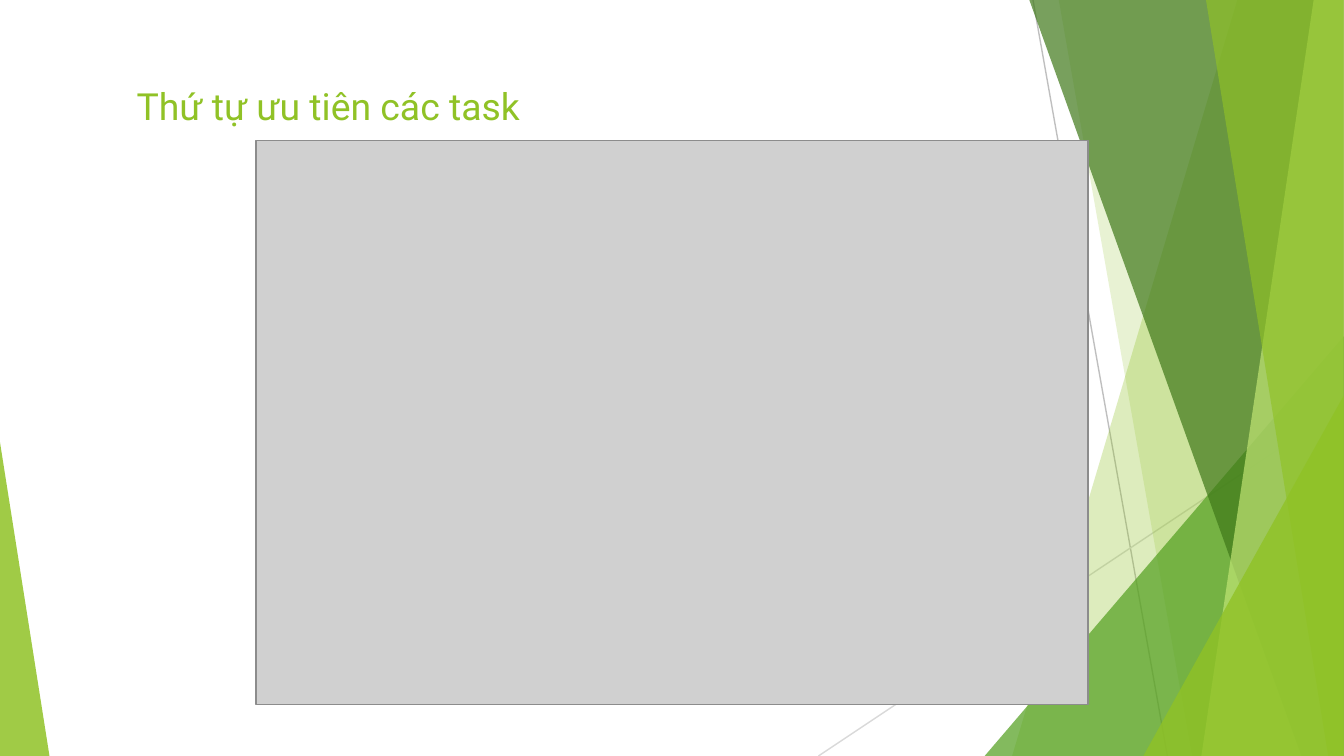
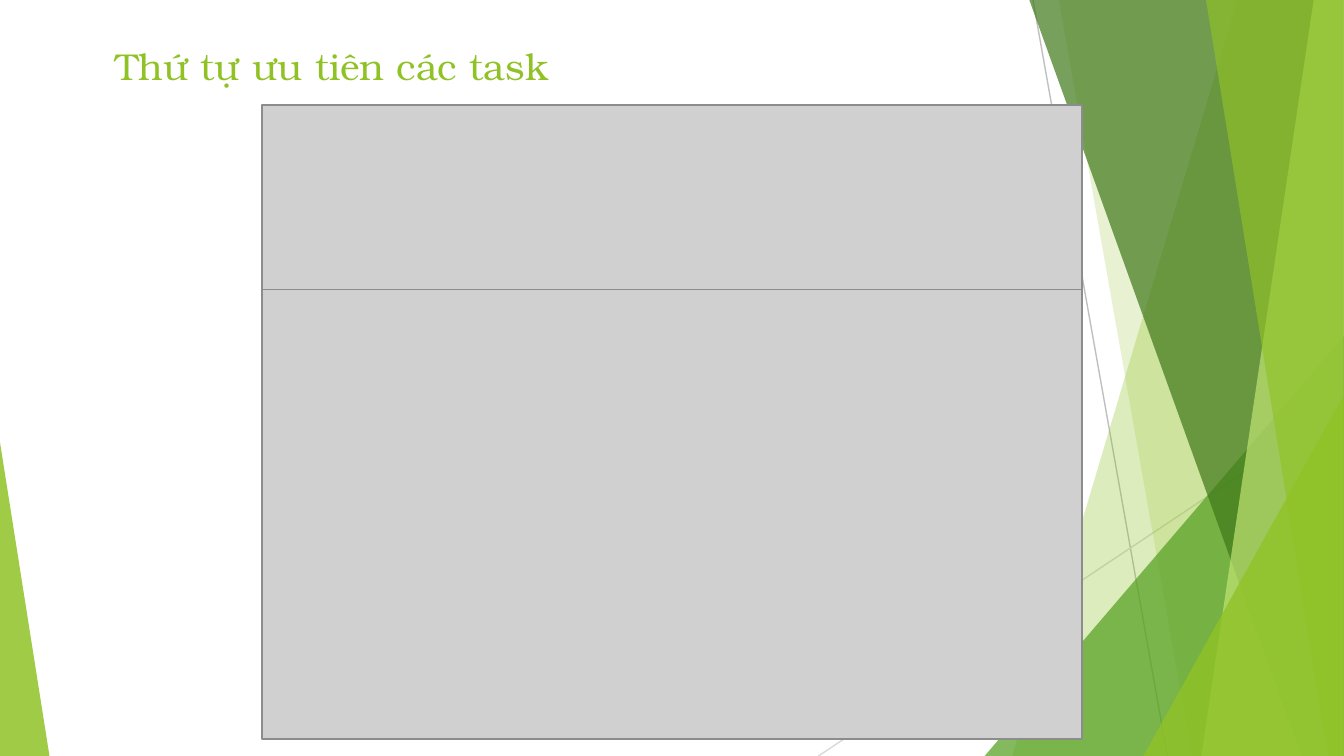
Before and after one commit to EdgarIgnite16/MSP-Project, a slide deck: slide 11 of Report/Nhom9_SingedShop_FinalUltimateVersion.pptx. Drawn at 1344x756 pixels with LibreOffice and Linux fonts; fonts in the diff are those of the drawing; grey boxes stand for pictures. Boxes give left, top, right and bottom in pixels: in the first picture for what was removed or moved away, otherwise in the second. Text is boxed around its words. In the diff, an @@ line names an element or a change of style, - is before the commit and + after.

```diff
--- a/Report/Nhom9_SingedShop_FinalUltimateVersion.pptx
+++ b/Report/Nhom9_SingedShop_FinalUltimateVersion.pptx
@@ title "Thứ tự ưu tiên các ...": place and size @@
-title "Thứ tự ưu tiên các ..." at box(137, 92, 520, 127)
+title "Thứ tự ưu tiên các ..." at box(115, 53, 548, 88)
@@ title "Thứ tự ưu tiên các ..." at box(115, 53, 548, 88): font Roboto to TeX Gyre Bonum @@
@@ picture added at box(262, 105, 1082, 290) @@
@@ picture: place and size @@
-picture at box(255, 140, 1087, 704)
+picture at box(262, 290, 1082, 739)
```
Also in this commit, not shown: 2 other slides changed, 4 slides added, 5 slides removed.
